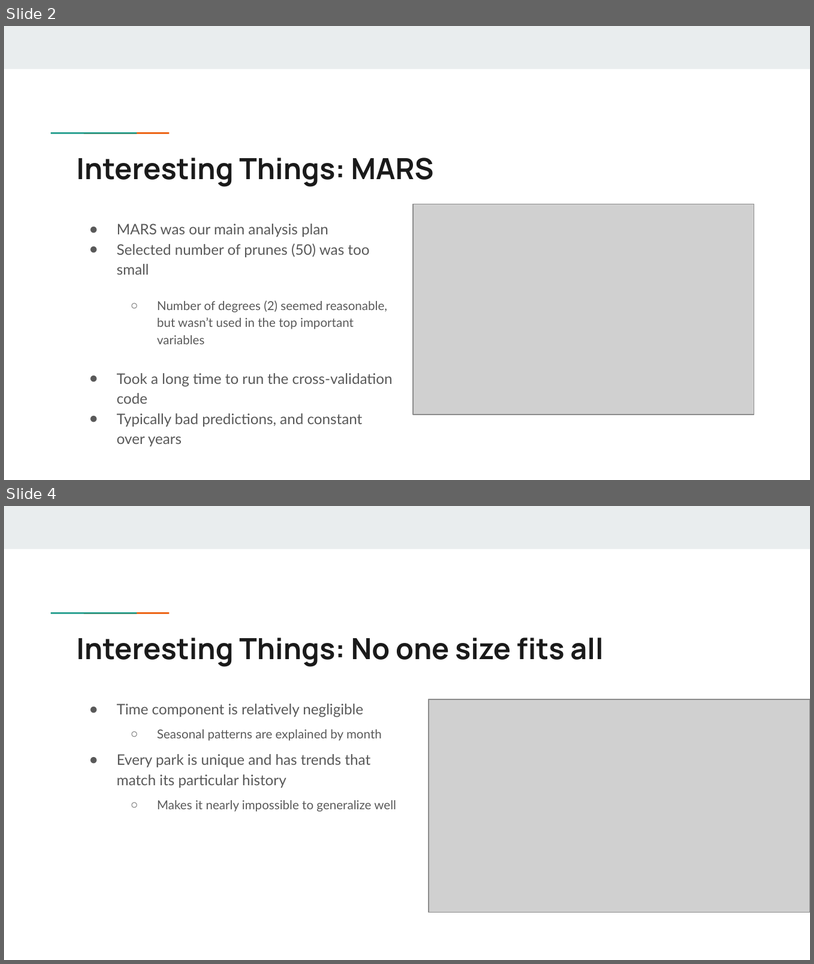
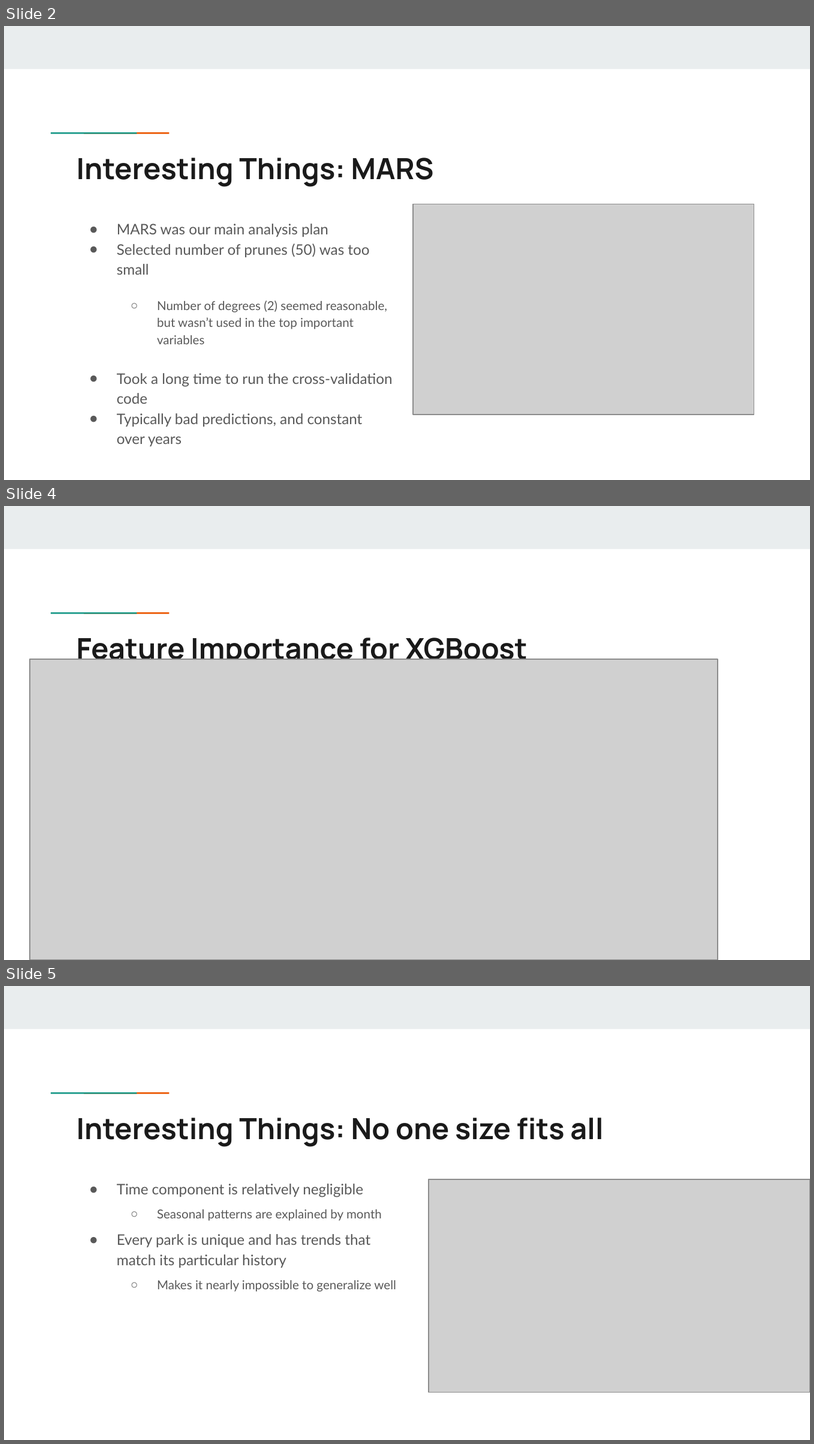
Before and after one commit to JViehman/NationalParks, a slide deck: Presentations/Presentation04.pptx. Shown one above the other, each under a label of ours: slides 2 and 4 before the commit, slides 2, 4 and 5 after it; the slides between them are not shown. The pictures are 814x964 and 814x1444 pixels, drawn with LibreOffice and Linux fonts; fonts in the diff are those of the drawing; grey boxes stand for pictures. Boxes give left, top, right and bottom in pixels: in the first picture for what was removed or moved away, otherwise in the second. Text is boxed around its words. In the diff, an @@ line names an element or a change of style, - is before the commit and + after.

```diff
--- a/Presentations/Presentation04.pptx
+++ b/Presentations/Presentation04.pptx
@@ slide 4 added at box(4, 506, 810, 960), background #FFFFFF; not listed: 3 template elements that a slide beside it also shows @@
@@ title added at box(77, 632, 527, 667), 26 pt, text #1A1A1A, bold @@
+Feature Importance for XGBoost
@@ picture added at box(30, 659, 717, 960) @@
@@ what was slide 4 is now slide 5 @@
```
Also in this commit, not shown: 2 slides changed, 1 other slide added, 6 other files.
